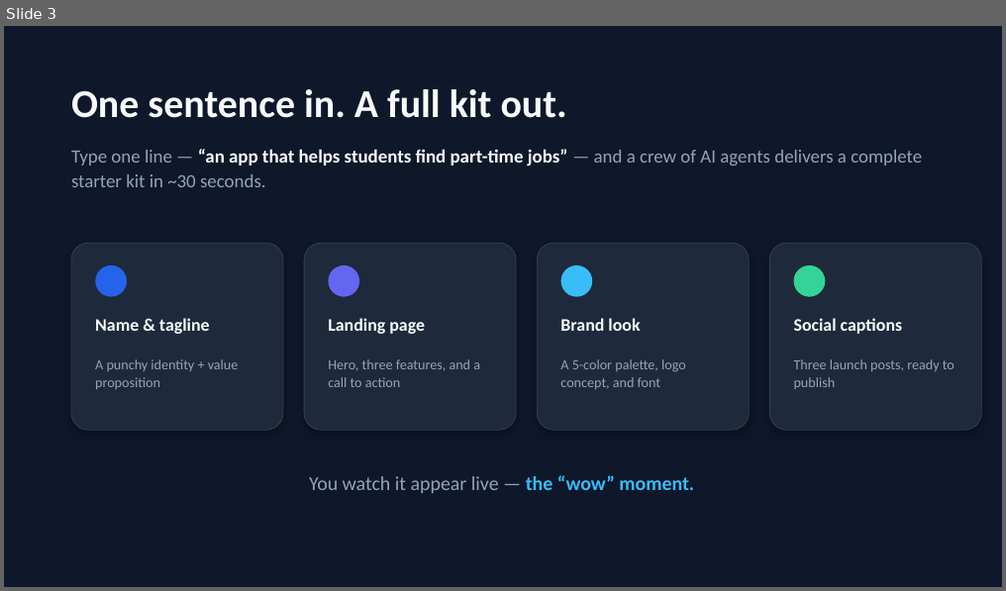
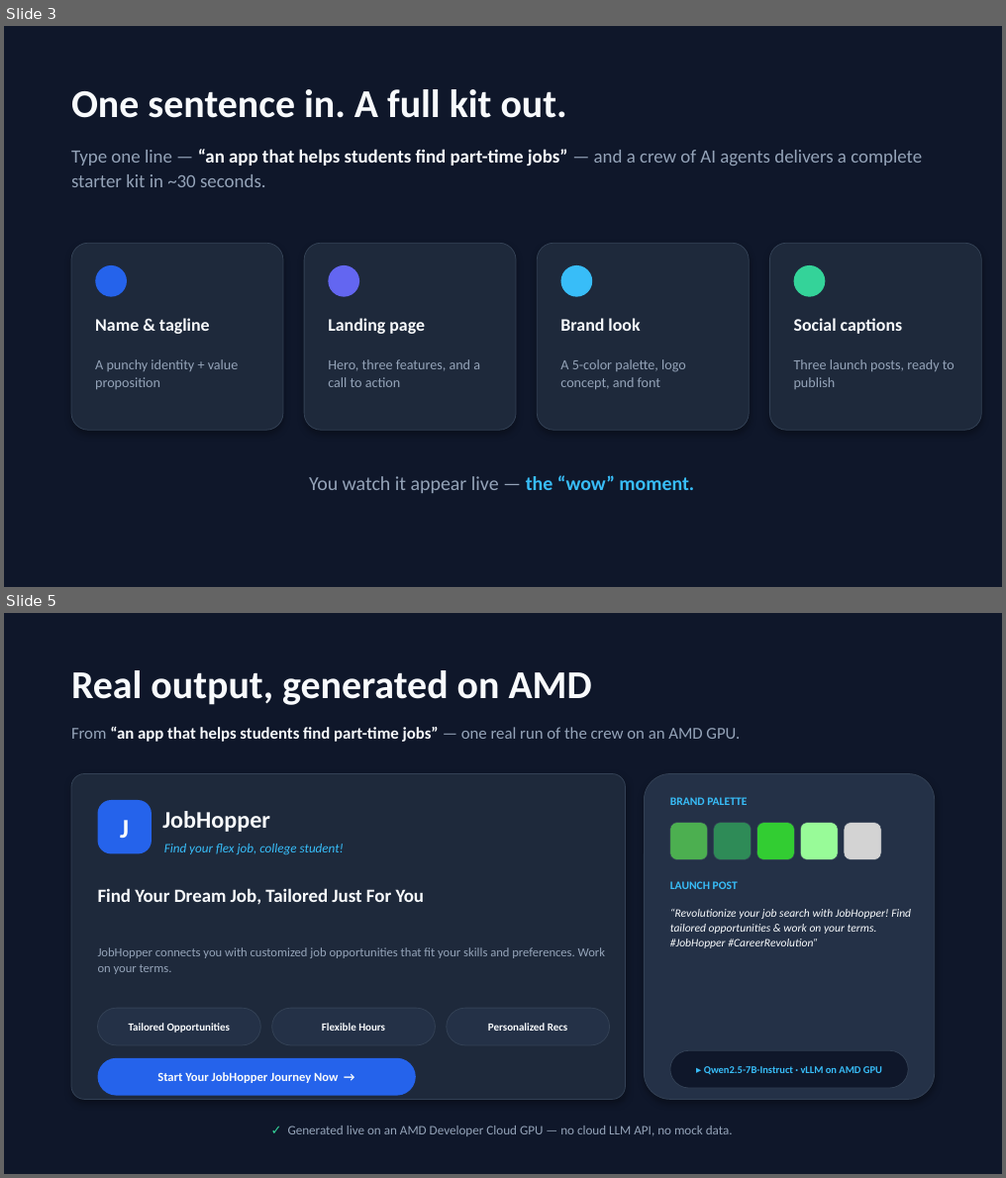
Before and after one commit to JeyanthBalaji/ai-launchpad, a slide deck: AI_Launchpad_Deck.pptx. Shown one above the other, each under a label of ours: slide 3 before the commit, slides 3 and 5 after it; the slides between them are not shown. The pictures are 1006x591 and 1006x1178 pixels, drawn with LibreOffice and Linux fonts; fonts in the diff are those of the drawing. Boxes give left, top, right and bottom in pixels: in the first picture for what was removed or moved away, otherwise in the second. Text is boxed around its words. In the diff, an @@ line names an element or a change of style, - is before the commit and + after.

Commit message:
Add real AMD Developer Cloud inference: runner script, captured kits, updated deck with real output

```diff
--- a/AI_Launchpad_Deck.pptx
+++ b/AI_Launchpad_Deck.pptx
@@ slide 5 added at (4,613,1002,1174), background #FFFFFF @@
@@ rectangle added at (4,613,1002,1174), fill #0F172A @@
@@ text added at (71,670,592,705), 38 pt, text #F8FAFC, bold @@
+Real output, generated on AMD
@@ text added at (71,726,740,742), 16 pt, text #F8FAFC, bold @@
+From “an app that helps students find part-time jobs” — one real run of the crew on an AMD GPU.
@@ rounded rectangle added at (71,774,626,1100), fill #1E293B, outline #334155 0.75 pt @@
@@ rounded rectangle added at (645,774,935,1100), fill #243147, outline #334155 0.75 pt @@
@@ rounded rectangle added at (98,800,152,854), fill #2563EB, 26 pt, text #F8FAFC, bold @@
+J
@@ text added at (162,811,270,832), 23 pt, text #F8FAFC, bold @@
+JobHopper
@@ text added at (670,797,746,805), 11 pt, text #38BDF8, bold @@
+BRAND PALETTE
@@ text added at (164,844,344,855), 12.5 pt, text #38BDF8, italic @@
+Find your flex job, college student!
@@ rounded rectangle added at (670,823,708,861), fill #4CAF50, outline #334155 0.5 pt @@
@@ rounded rectangle added at (714,823,751,861), fill #2E8B57, outline #334155 0.5 pt @@
@@ rounded rectangle added at (757,823,795,861), fill #32CD32, outline #334155 0.5 pt @@
@@ rounded rectangle added at (801,823,838,861), fill #98FB98, outline #334155 0.5 pt @@
@@ rounded rectangle added at (844,823,881,861), fill #D3D3D3, outline #334155 0.5 pt @@
@@ text added at (98,888,425,904), 18 pt, text #F8FAFC, bold @@
+Find Your Dream Job, Tailored Just For You
@@ text added at (670,881,738,889), 11 pt, text #38BDF8, bold @@
+LAUNCH POST
@@ text added at (670,909,911,949), 11 pt, text #F8FAFC, italic @@
+“Revolutionize your job search with JobHopper! Find tailored opportunities & work on your terms. #JobHopper #CareerRevolution”
@@ text added at (98,948,605,974), 12 pt, text #94A3B8 @@
+JobHopper connects you with customized job opportunities that fit your skills and preferences. Work on your terms.
@@ rounded rectangle added at (98,1008,260,1046), fill #243147, outline #334155 0.75 pt, 10.5 pt, text #F8FAFC, bold @@
+Tailored Opportunities
@@ rounded rectangle added at (272,1008,436,1046), fill #243147, outline #334155 0.75 pt, 10.5 pt, text #F8FAFC, bold @@
+Flexible Hours
@@ rounded rectangle added at (447,1008,610,1046), fill #243147, outline #334155 0.75 pt, 10.5 pt, text #F8FAFC, bold @@
+Personalized Recs
@@ rounded rectangle added at (670,1051,908,1088), fill #0F172A, outline #334155 0.75 pt, 10 pt, text #38BDF8, bold @@
+▸ Qwen2.5-7B-Instruct · vLLM on AMD GPU
@@ rounded rectangle added at (98,1059,416,1096), fill #2563EB, 12 pt, text #F8FAFC, bold @@
+Start Your JobHopper Journey Now →
@@ text added at (288,1126,733,1137), 12.5 pt, text #94A3B8 @@
+✓ Generated live on an AMD Developer Cloud GPU — no cloud LLM API, no mock data.
```
Also in this commit, not shown: 4 slides changed, 1 slide removed, 7 other files.
